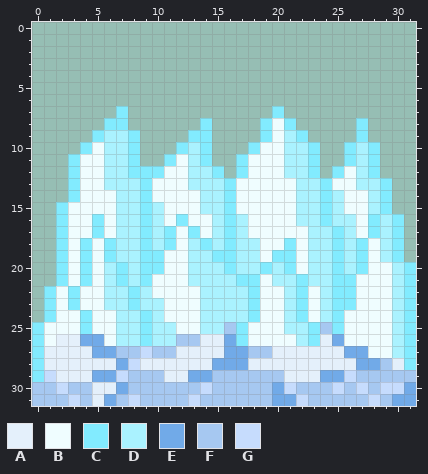
A pixel-art sprite gets an edit: Assets/Resources/Sprites/Tilemaps/Spikes/tile_spikes_tundra_alt.png. Above, as it was before the edit.
The file is 32x32 pixels.
Palette (. is transparent): A #e4f0fb  B #effdff  C #82ebff  D #aaf2ff  E #71aae8  F #a6c8f1  G #c6dcfd
Pixels before, first column x 0:
 7 .......C............C...........
 8 ......CC......C....CBC.....C....
 9 .....CDDC....CC....CBDC....C....
10 ....CBDDC...CDC...CBBDDC..CDC...
11 ...CBBDDC..CBDC..CBBBDDC..CDC...
12 ...CBBDDCCCBBDDC.CBBBDDC.CBDC...
13 ...CBBDDDCBBBDDDCBBBBBDDCBBDDC..
14 ...CBBBDDCBBBBDDCBBBBBDDCDBBDC..
15 ..CBBBBDDCDBBBDDCBBBBBDDCDBBDC..
16 ..CBBCBDDCDBCBBDCDBBBBDDCDDBCDC.
17 ..CBBCBDDCDCBCBDCDBBBBBDDCDBCDC.
18 ..CBCBCDDCDCBDCDCDDBBCBDDCDCBDC.
19 ..CBCBCDDCCBBDDCCDDBCCBDDCDCBDC.
20 ..CBCBDCDCCBBDDDCDDCDCBDDCDCBBDC
21 ..CBCBDCDCBBBDDDDCCBDDCDDCCBBBDC
22 .CBCBBDDCDBBBBDDDDCBBDCBDCCBBBDC
23 .CBCBBDDCDDBBBDDDDCBBDCBDCCBBBDC
24 .CBBCBBDDCDBBBDDDDCBBDCBDCBBBBDC
25 CBBBCBBDDCDDBBDDFCBBBDDCFCBBBBDC
26 CBAAEEBDDCDDFFAAECBBBBDCAEBBBBDC
27 CAAAAEEFFGFFAAAAEEFFAAAAAAEEBBDC
28 CAAAAAAEGAAAAAAEEEAAAAAAAAAEEFAC
29 CGAAAEEGFFFAAEEFFFFFFAAAEEGFFFFF
30 FFGFFAAEFFFFFFGFFFFFEGFFFGFGFGGE
31 FFFGFAEFGFFFFGFFFFFFEEGFFFFFGFEE
The result:
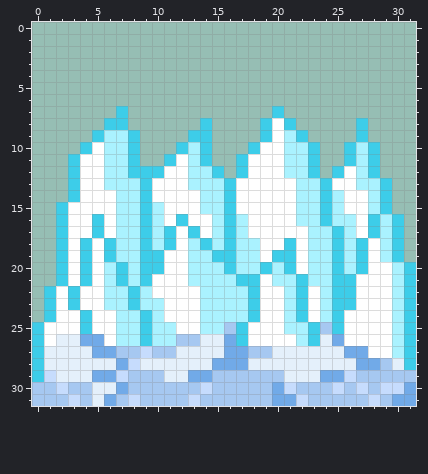
Change:
colour B: #effdff -> #ffffff
colour C: #82ebff -> #3dcde9
